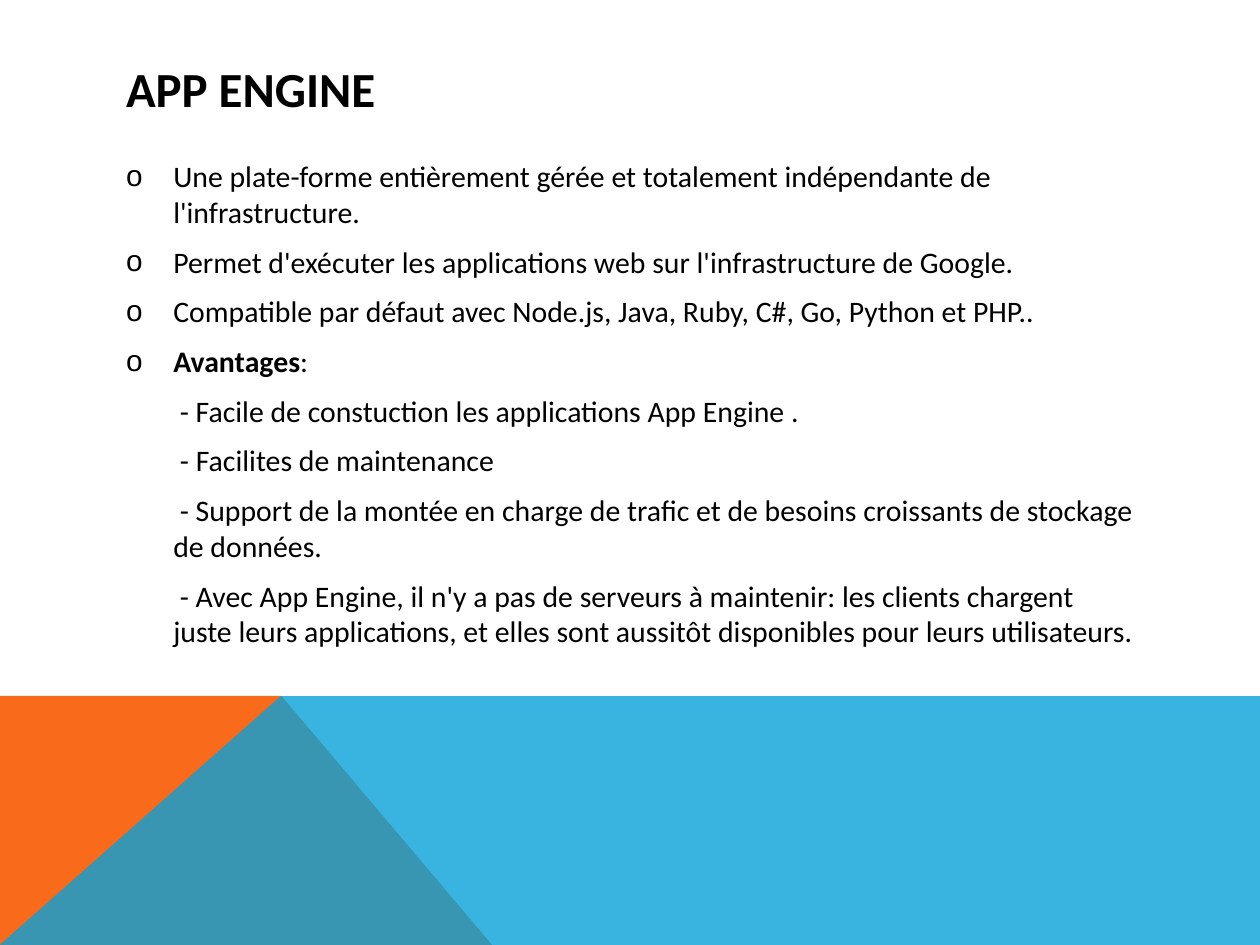
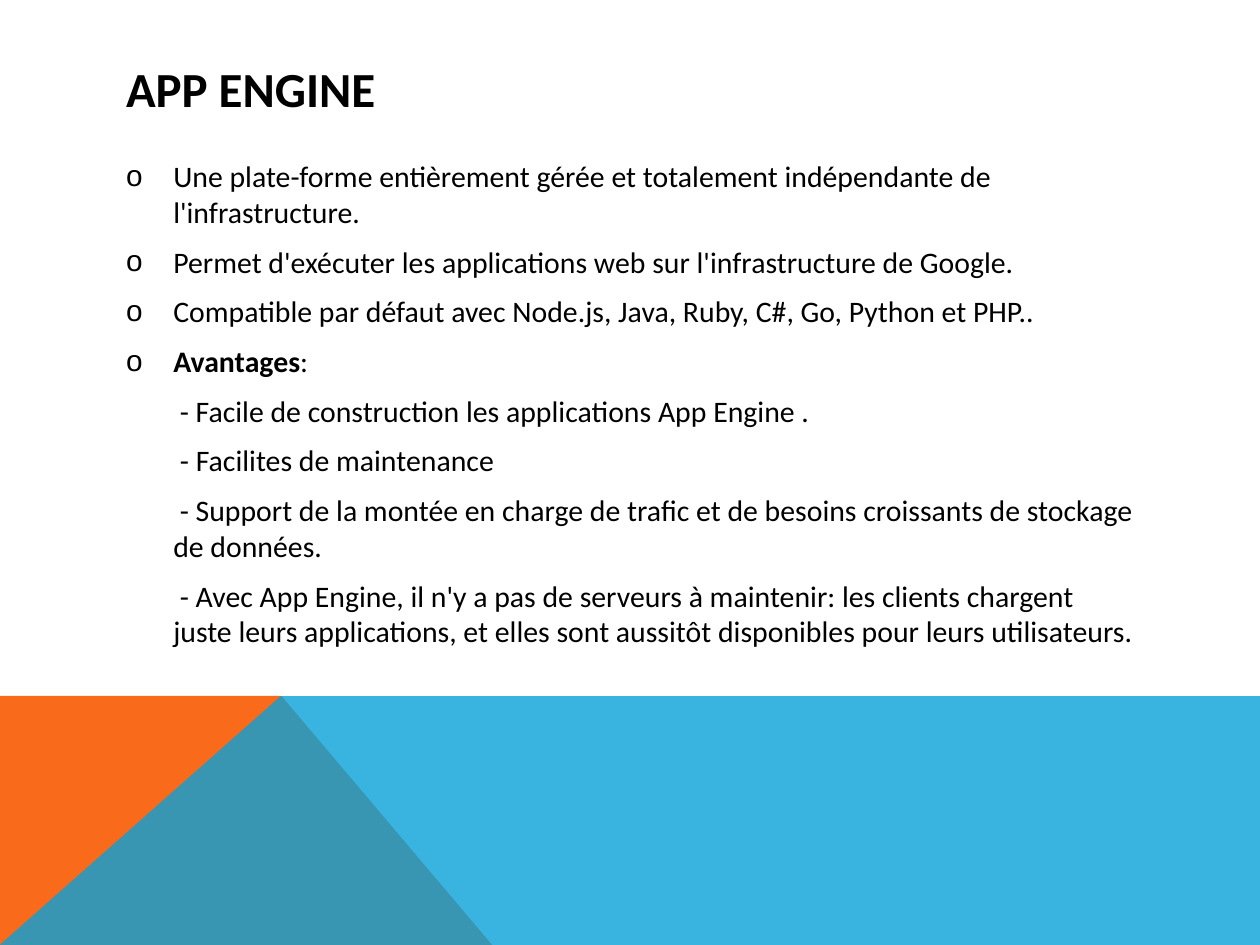
Before and after one commit to ayman-kouzayha/Google_Cloud_Compute_Engine, a slide deck: slide 17 of SMB-214.pptx. Drawn at 1260x945 pixels with LibreOffice and Linux fonts; fonts in the diff are those of the drawing. Boxes give left, top, right and bottom in pixels: in the first picture for what was removed or moved away, otherwise in the second. Text is boxed around its words. In the diff, an @@ line names an element or a change of style, - is before the commit and + after.

Commit message:
Add files via upload
Fixed few typos

```diff
--- a/SMB-214.pptx
+++ b/SMB-214.pptx
@@ text at bbox=[196, 401, 794, 427]: text changed @@
-- Facile de constuction les applications App Engine .
+- Facile de construction les applications App Engine .
```
Also in this commit, not shown: 2 other slides changed.
